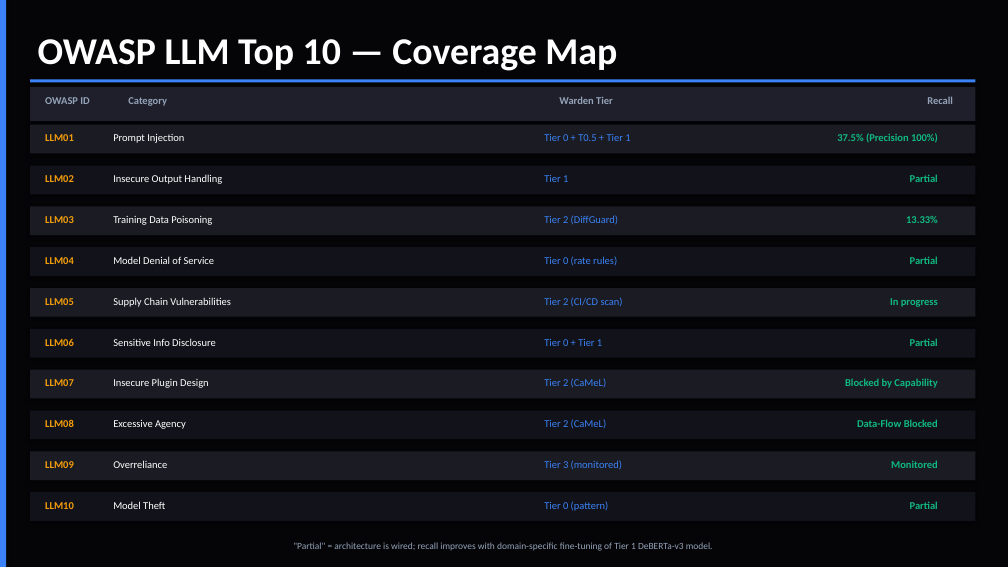
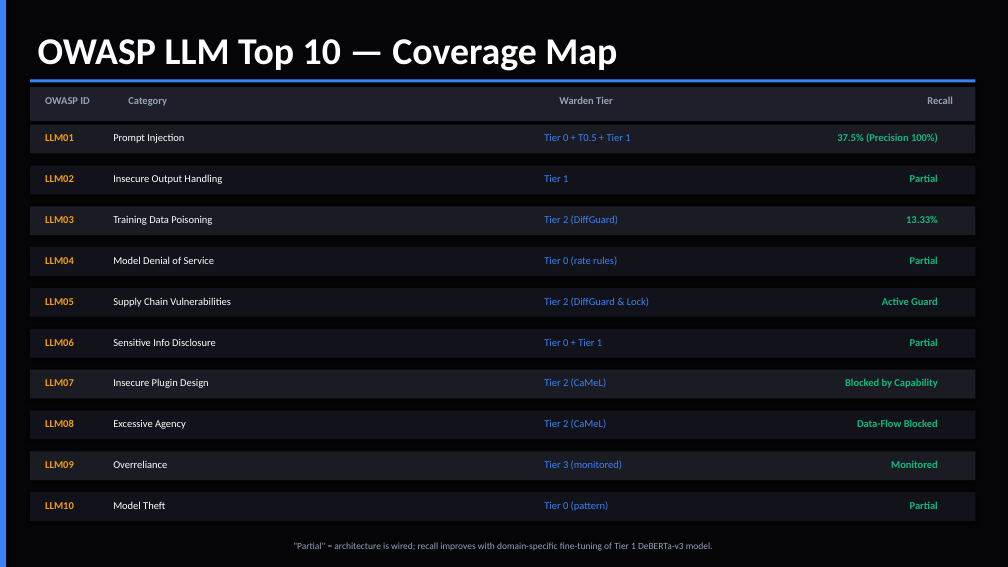
Before and after one commit to AmanTShekar/warden, a slide deck: slide 12 of enterprise_presentation/warden.pptx (slide 11 before the commit). Drawn at 1008x567 pixels with LibreOffice and Linux fonts; fonts in the diff are those of the drawing. Boxes give left, top, right and bottom in pixels: in the first picture for what was removed or moved away, otherwise in the second. Text is boxed around its words. In the diff, an @@ line names an element or a change of style, - is before the commit and + after.

```diff
--- a/enterprise_presentation/warden.pptx
+++ b/enterprise_presentation/warden.pptx
@@ rectangle at [30, 288, 975, 317]: fill #1A1B23 to #12131A @@
@@ text at [544, 297, 649, 307]: text changed @@
-Tier 2 (CI/CD scan)
+Tier 2 (DiffGuard & Lock)
@@ text at [882, 297, 938, 305]: text changed @@
-In progress
+Active Guard
```
Also in this commit, not shown: 1 slide added, 3 other files.
